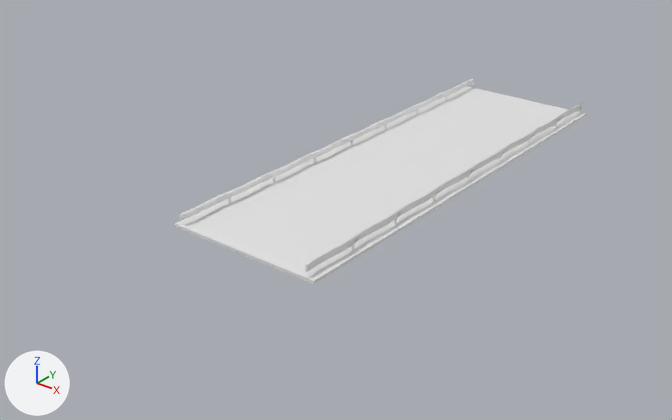
One commit to the FBX model Assets/smthroad/road_with_fence.fbx: the scene before it, then after it.
Both versions are drawn from a camera (50 mm lens) standing at (61.3, -90.7, 46.2) and looking at (-5.5, -7.1, -5.6). Arrows for +X, +Y and +Z are at lower left; the lights stay in place. The older version comes first. Vertices at exactly the same position are counted once.

The scene before the commit, as lines of its bpy script (objects in view):
```python
me_plane = bpy.data.meshes.new('Plane')
me_plane.from_pydata(...)  # a box spanning x -10.0..10.0, y -30.0..31.3, z -0.4..0.0
me_plane.materials.append(mat_roadmaterial)  # its picture is missing
me_plane_003 = bpy.data.meshes.new('Plane.003')
me_plane_003.from_pydata(...)  # 776 vertices, 800 faces; spans x -9.3..9.3, y -30.0..31.4, z 0.0..1.5
ob_fence_old_001 = bpy.data.objects.new('fence_old.001', me_plane_003)
ob_fence_old_001.location = (0.0, 0.0, 0.0)
ob_plane = bpy.data.objects.new('Plane', me_plane)
ob_plane.location = (0.0, 0.0, 0.0)
```
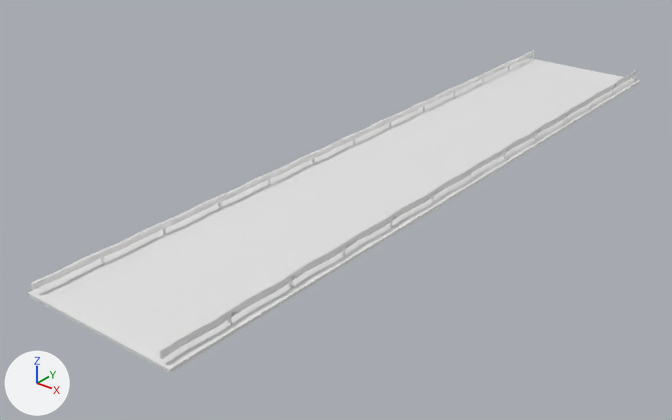
Location of each change, (x1, y1, x2, y2) in pixels of the pictures (672 x 420 px):
'Plane', rescaled (49% wider, 59% taller): before (175, 86, 586, 284); after (28, 58, 641, 373)
'fence_old.001', reshaped, moved (50% wider, 60% taller): before (179, 79, 582, 272); after (31, 50, 637, 359)

What the commit changed:
me_plane is used by ob_plane; location (0.0, 0.0, 0.0).
me_plane had 8 vertices, 6 faces and spanned x -10.0..10.0, y -30.0..31.3, z -0.4..0.0.
me_plane now has 8 vertices, 6 faces and spans x -10.0..10.0, y -48.9..51.1, z -0.4..0.0.
me_plane part 1: the whole mesh is scaled about the mesh origin by (1, 1.63, 1).
me_plane_003 is used by ob_fence_old_001; location (0.0, 0.0, 0.0).
me_plane_003 had 776 vertices, 800 faces and spanned x -9.3..9.3, y -30.0..31.4, z 0.0..1.5.
me_plane_003 now has 1168 vertices, 1200 faces and spans x -18.4..0.2, y -4.1..95.9, z -1.1..0.4.
me_plane_003 part 2: 776 vertices removed from x -9.3..9.3, y -30.0..31.4, z 0.0..1.5; 1168 vertices added at x -18.4..0.2, y -4.1..95.9, z -1.1..0.4.
Object 'fence_old.001' (ob_fence_old_001) moves from (0.0, 0.0, 0.0) to (9.1, -44.8, 1.1).
